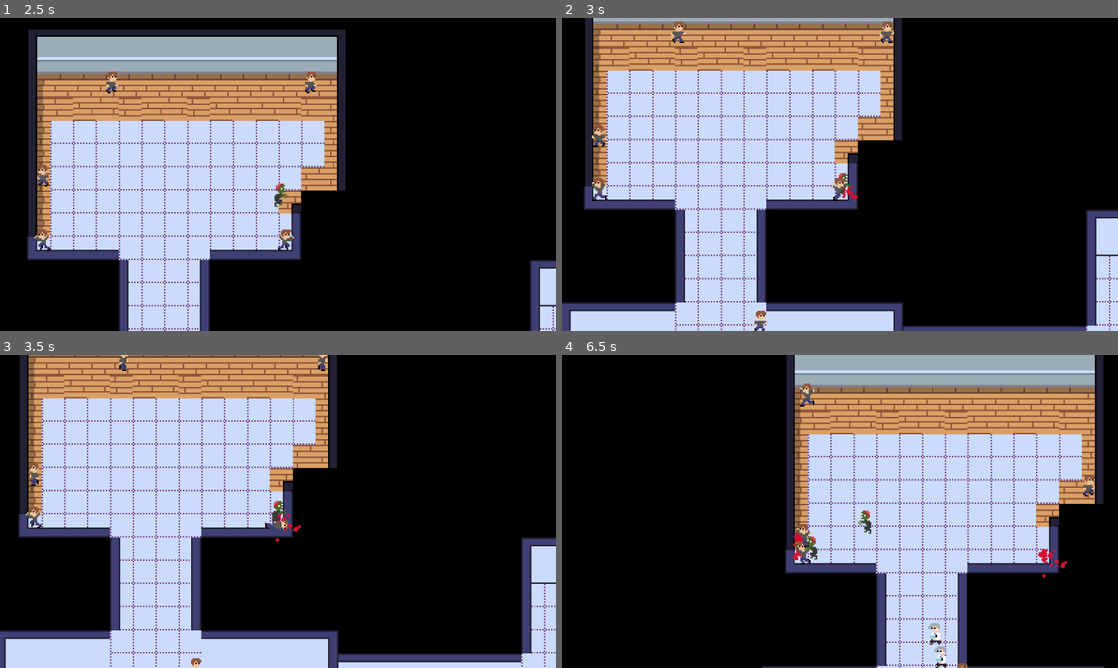
Above: before the commit, frames 1-4 (two rows, left to right).
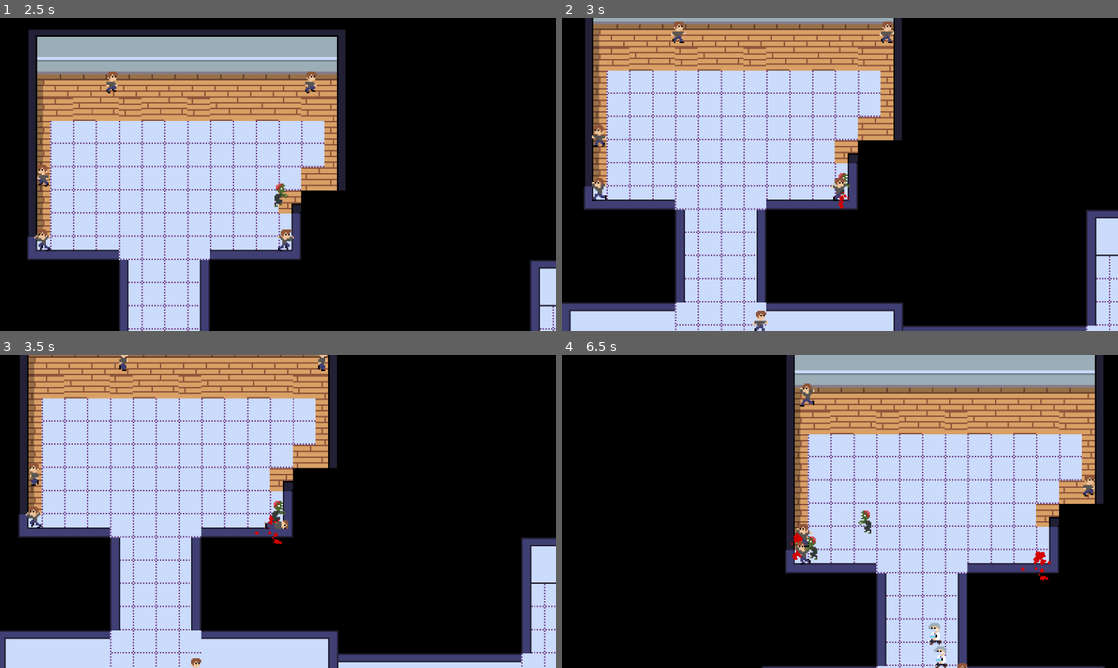
Above: after the commit, the same moments.

Repository: lucasericsson222/gmtk2024
Game: Godot game, scene res://scenes/menu.tscn
Two runs of this game, one before a commit and one after it. Both use one fixed random seed, a clock stepped at 60 frames per second and the inputs below.
Inputs:
- Up to frame 1 (2.5 s): click "Play" at 0.5 s; tap Enter at 1.25 s; hold Right (right) 1.28-2.03 s; hold Down (down) from 2.03 s (still down)
- Up to frame 2 (3 s): release Down (down) at 2.78 s; hold Right (right) from 2.78 s (still down)
- Up to frame 3 (3.5 s): keep holding Right (right)
- Up to frame 4 (6.5 s): release Right (right) at 3.53 s; hold Up (up) 3.53-4.28 s; hold Left (left) 4.28-5.78 s; hold Down (down) from 5.78 s (still down)

Frame 1 is identical in both runs. In frame 2, less than 0.1% of the frame differs, in the area x 48-54%, y 53-61%; in frame 3, 0.1%; in frame 4, 0.3%, in the area x 41-91%, y 56-73%.

Commit message:
Zombies no longer bleed when converting to people

Diff:
--- a/scenes/Blood.tscn
+++ b/scenes/Blood.tscn
@@ -1,6 +1,6 @@
 [gd_scene load_steps=2 format=3 uid="uid://clululsexs6hq"]
 
-[ext_resource type="Script" path="res://scenes/blood.gd" id="1_ktmkw"]
+[ext_resource type="Script" path="res://scripts/blood.gd" id="1_ktmkw"]
 
 [node name="Blood" type="CPUParticles2D"]
 z_index = -1
--- a/scenes/doctor.tscn
+++ b/scenes/doctor.tscn
@@ -175,6 +175,7 @@
 [node name="ConversionComponent" parent="." node_paths=PackedStringArray("animated_sprite") instance=ExtResource("2_ct4ja")]
 visible = false
 animated_sprite = NodePath("../AnimatedSprite2D")
+blood_color = Color(0.832264, 0, 0, 1)
 
 [node name="CollisionShape2D" type="CollisionShape2D" parent="ConversionComponent"]
 position = Vector2(-0.5, 1)
--- a/scenes/human.tscn
+++ b/scenes/human.tscn
@@ -185,6 +185,7 @@
 
 [node name="ConversionComponent" parent="." node_paths=PackedStringArray("animated_sprite") instance=ExtResource("3_xe0lx")]
 animated_sprite = NodePath("../AnimatedSprite2D")
+blood_color = Color(0.831373, 0, 0, 1)
 
 [node name="CollisionShape2D" type="CollisionShape2D" parent="ConversionComponent"]
 visible = false
--- a/scenes/zombie.tscn
+++ b/scenes/zombie.tscn
@@ -182,6 +182,7 @@
 converted_scene_name = "res://scenes/human.tscn"
 animated_sprite = NodePath("../AnimatedSprite2D")
 immunity_timeout = 0.1
+has_bloody_conversions = false
 
 [node name="CollisionShape2D" type="CollisionShape2D" parent="ConversionComponent"]
 visible = false
--- a/scripts/conversion_component.gd
+++ b/scripts/conversion_component.gd
@@ -4,6 +4,8 @@
 
 @export var animated_sprite: AnimatedSprite2D
 @export var immunity_timeout = 1.0
+@export var blood_color: Color
+@export var has_bloody_conversions = true
 
 var dying = false
 var just_converted = true
@@ -44,10 +46,12 @@
 	if just_converted:
 		return
 	animated_sprite.play("death")
-	var blood_instance = blood_scene.instantiate()
-	blood_instance.rotation = (body.position - position).angle()
-	get_parent().get_parent().add_child(blood_instance)
-	blood_instance.position = get_parent().position
+	if has_bloody_conversions:
+		var blood_instance: CPUParticles2D = blood_scene.instantiate()
+		blood_instance.color = blood_color
+		blood_instance.rotation = body.velocity.angle()
+		get_parent().get_parent().add_child(blood_instance)
+		blood_instance.position = get_parent().position
 	get_node("CollisionShape2D").queue_free()
 	dying = true
 
Renamed: scenes/blood.gd -> scripts/blood.gd
